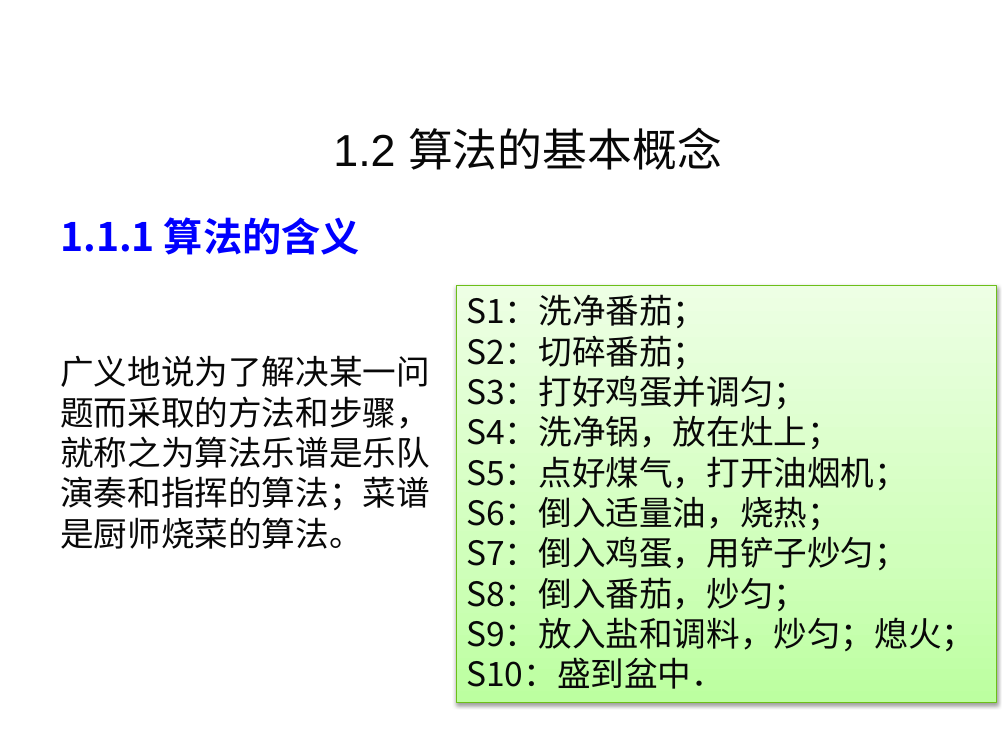
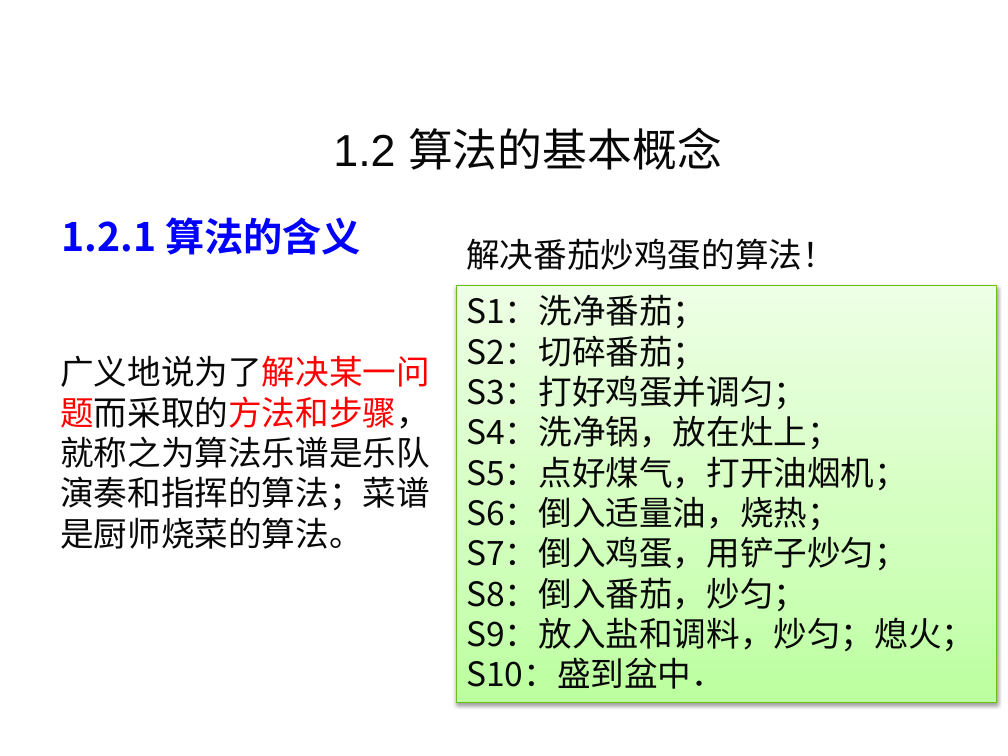
Before and after one commit to liutongling/DP, a slide deck: slide 9 of file/第1章 概论.pptx (slide 8 before the commit). Drawn at 1008x756 pixels with LibreOffice and Linux fonts; fonts in the diff are those of the drawing; background and template pictures are left out. Boxes give left, top, right and bottom in pixels: in the first picture for what was removed or moved away, otherwise in the second. Text is boxed around its words. In the diff, an @@ line names an element or a change of style, - is before the commit and + after.

```diff
--- a/file/第1章 概论.pptx
+++ b/file/第1章 概论.pptx
@@ text at <box>62,217,361,255</box>: text changed @@
-1.1.1 算法的含义
+1.2.1 算法的含义
@@ text added at <box>466,238,836,270</box>, 24 pt, text #080808 @@
+解决番茄炒鸡蛋的算法！
@@ text "广义地说为了解决某一问题而采取的方法和步骤，就称之为算法乐谱是乐队演奏和指挥的算法；菜谱是厨师烧菜的算法。" at <box>60,355,430,549</box>: text colour #080808 to #FF0000 in "广义地说为了解决某一问题而采取的方法和步骤，就称之为算法乐谱是乐队演奏和指挥的算法；菜谱是厨师烧菜的算法。" @@
```
Also in this commit, not shown: 5 other slides changed, 13 slides added.
